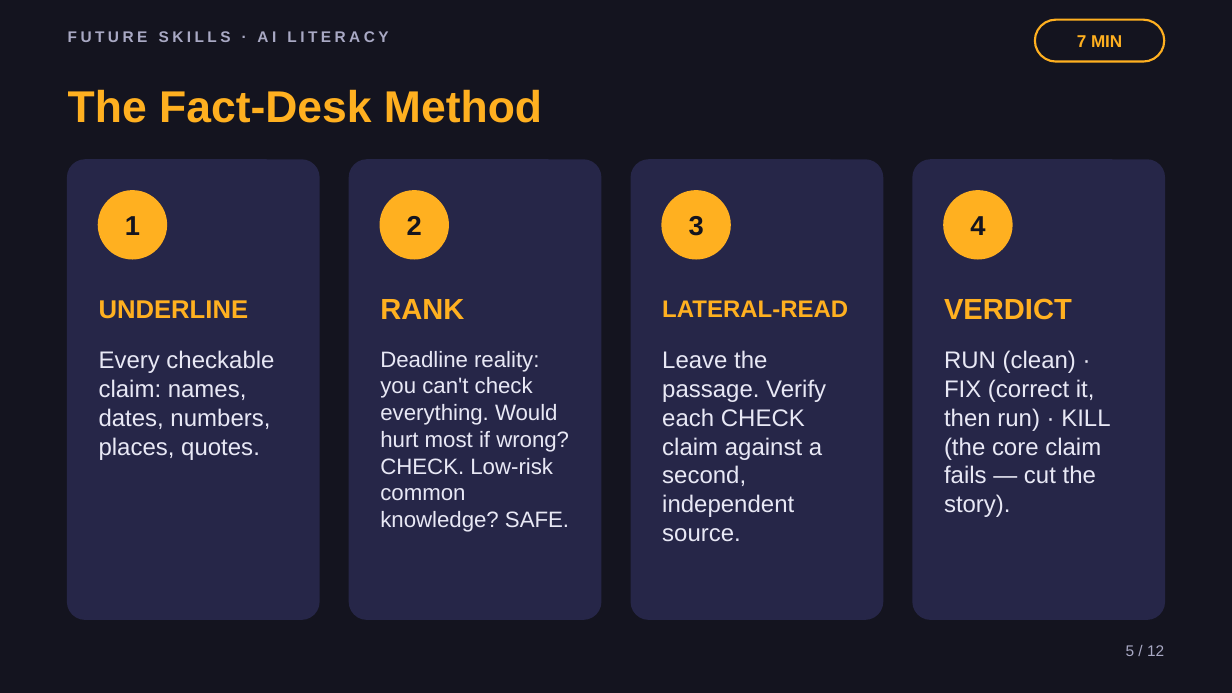
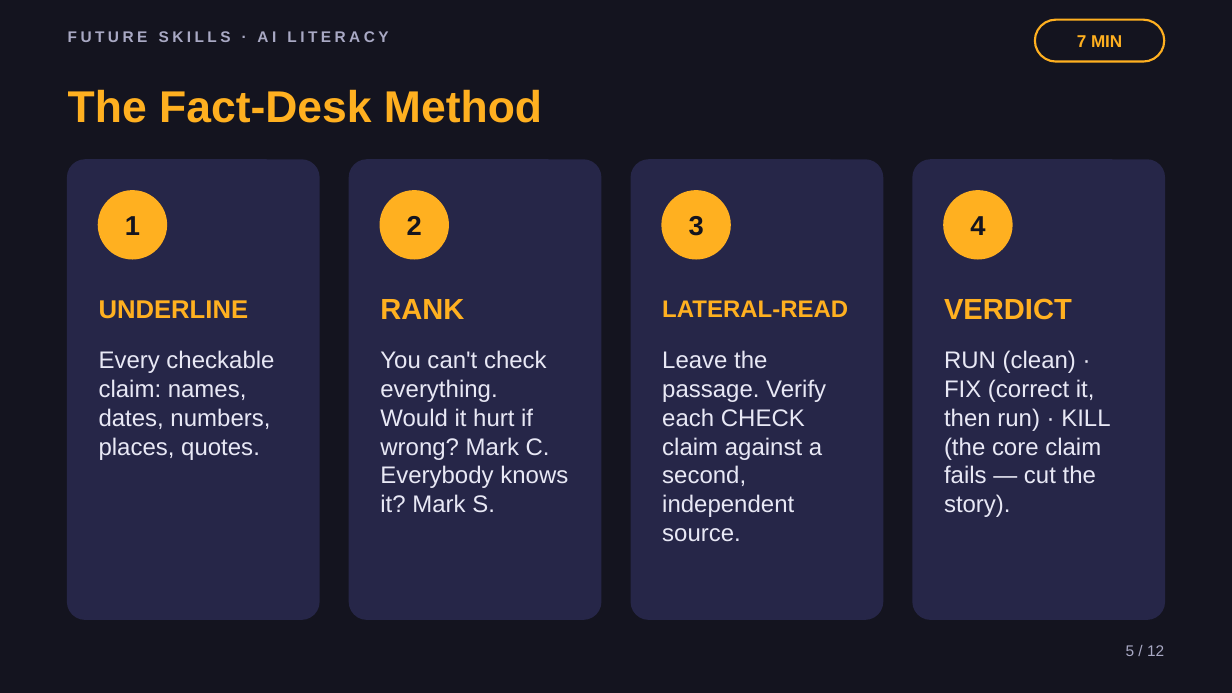
Before and after one commit to phiunit/tptphi, a slide deck: slide 5 of products/ai-fact-check-lab/dist/Hallucination Hunters - Slides.pptx. Drawn at 1232x693 pixels with LibreOffice and Linux fonts; fonts in the diff are those of the drawing. Boxes give left, top, right and bottom in pixels: in the first picture for what was removed or moved away, otherwise in the second. Text is boxed around its words. In the diff, an @@ line names an element or a change of style, - is before the commit and + after.

```diff
--- a/products/ai-fact-check-lab/dist/Hallucination Hunters - Slides.pptx
+++ b/products/ai-fact-check-lab/dist/Hallucination Hunters - Slides.pptx
@@ text at box(380, 350, 568, 513): text changed; size 13 to 14 pt @@
-Deadline reality: you can't check everything. Would hurt most if wrong? CHECK. Low-risk common knowledge? SAFE.
+You can't check everything. Would it hurt if wrong? Mark C. Everybody knows it? Mark S.
```
Also in this commit, not shown: 6 other slides changed, 30 other files.
